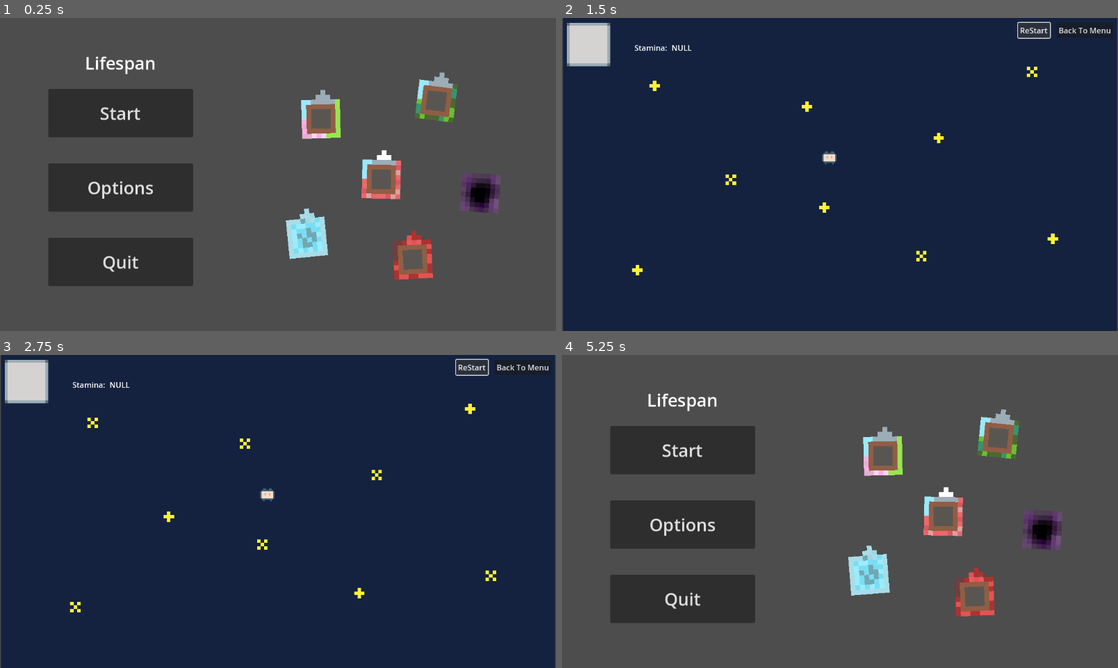
Above: before the commit, frames 1-4 (two rows, left to right).
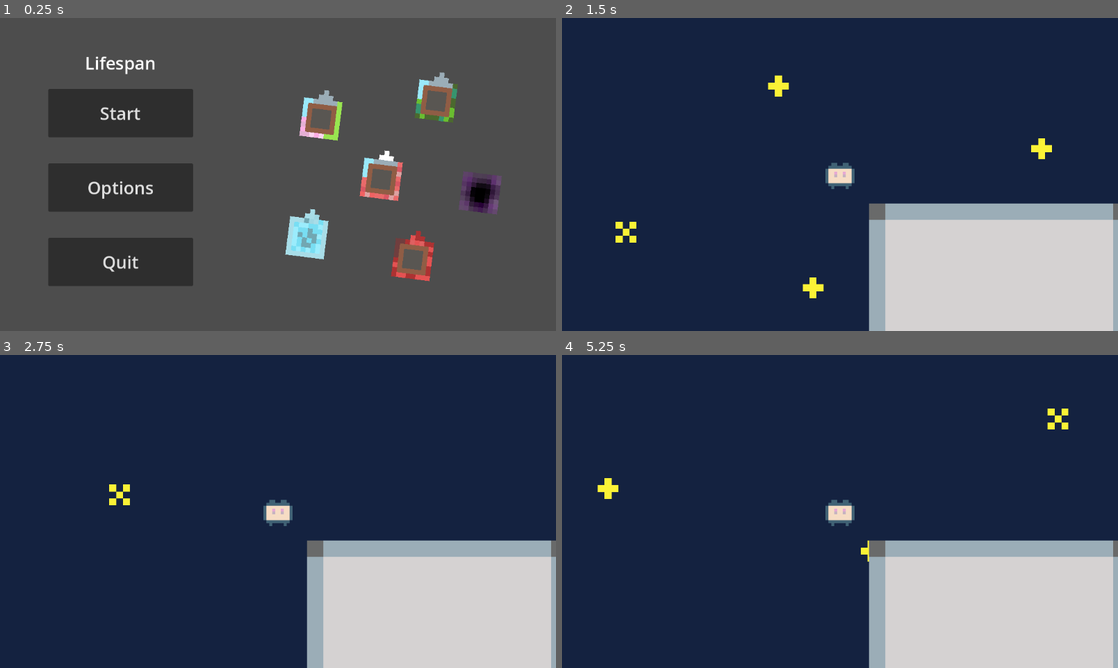
Above: after the commit, the same moments.

Repository: icysamon/LightYearsTraveler
Game: Godot game, scene res://scene/main/menu.tscn
The game is run twice, just before and just after one commit, with the same random seed, the same clock (stepped at 60 frames per second) and the same inputs.
Inputs (mouse positions are in pixels of both pictures, inside the frame that each line leads up to):
- Up to frame 1 (0.25 s): no input
- Up to frame 2 (1.5 s): click "Start" at 0.5 s; click (1034, 30) at 1.25 s, where only the run before the commit has a clickable "ReStart"
- Up to frame 3 (2.75 s): click (472, 367) at 2 s, where only the run before the commit has a clickable "ReStart"
- Up to frame 4 (5.25 s): click (1034, 367) at 2.75 s, where only the run before the commit has a clickable "ReStart"; move the mouse to (951, 617) at 3.52 s; press the mouse at (951, 617) at 3.53 s; move the mouse to (728, 527) at 4.27 s; release the mouse at (728, 527) at 4.28 s; click (728, 527) at 4.35 s; click (1084, 367) at 5 s, where only the run before the commit has a clickable "Back To Menu"

The runs differ from the first frame. In frame 1, 1.5% of the frame differs, in the area x 51-91%, y 22-85%; in frame 2, 21%; in frame 3, 21%; in frame 4, 100%, in the area x 0-100%, y 0-100%.

Commit message:
feat: randomly generated universe

Diff:
--- a/project.godot
+++ b/project.godot
@@ -21,6 +21,14 @@
 window/stretch/mode="viewport"
 window/stretch/scale_mode="integer"
 
+[input]
+
+move={
+"deadzone": 0.5,
+"events": [Object(InputEventMouseButton,"resource_local_to_scene":false,"resource_name":"","device":-1,"window_id":0,"alt_pressed":false,"shift_pressed":false,"ctrl_pressed":false,"meta_pressed":false,"button_mask":1,"position":Vector2(114, 12),"global_position":Vector2(118, 53),"factor":1.0,"button_index":1,"canceled":false,"pressed":true,"double_click":false,"script":null)
+]
+}
+
 [rendering]
 
 renderer/rendering_method="gl_compatibility"
--- a/scene/child/player.tscn
+++ b/scene/child/player.tscn
@@ -1,7 +1,8 @@
-[gd_scene load_steps=4 format=3 uid="uid://cxpv1vg6rsf8v"]
+[gd_scene load_steps=5 format=3 uid="uid://cxpv1vg6rsf8v"]
 
 [ext_resource type="Script" path="res://scripts/player.gd" id="1_1c44o"]
 [ext_resource type="Texture2D" uid="uid://dc8370ps1bh1" path="res://assets/player/player.png" id="1_e5cpc"]
+[ext_resource type="PackedScene" uid="uid://b405njjdeo60g" path="res://scene/main/ui.tscn" id="3_8hhjv"]
 
 [sub_resource type="RectangleShape2D" id="RectangleShape2D_eymmx"]
 size = Vector2(10, 9)
@@ -19,3 +20,8 @@
 [node name="CollisionShape2D" type="CollisionShape2D" parent="CharacterBody2D"]
 position = Vector2(0, 0.5)
 shape = SubResource("RectangleShape2D_eymmx")
+
+[node name="Camera2D" type="Camera2D" parent="."]
+zoom = Vector2(2, 2)
+
+[node name="UI" parent="Camera2D" instance=ExtResource("3_8hhjv")]
--- a/scene/main/global.tscn
+++ b/scene/main/global.tscn
@@ -1,7 +1,6 @@
-[gd_scene load_steps=6 format=3 uid="uid://btjqepmvg6mm8"]
+[gd_scene load_steps=5 format=3 uid="uid://btjqepmvg6mm8"]
 
 [ext_resource type="SpriteFrames" uid="uid://cgaikhtrt8ff7" path="res://resource/background.tres" id="1_akduu"]
-[ext_resource type="PackedScene" uid="uid://b405njjdeo60g" path="res://scene/main/ui.tscn" id="1_g05ck"]
 [ext_resource type="Script" path="res://scripts/global.gd" id="1_njcqn"]
 [ext_resource type="PackedScene" uid="uid://b5lv76xyyp2au" path="res://scene/child/planet.tscn" id="2_yc56x"]
 [ext_resource type="PackedScene" uid="uid://cxpv1vg6rsf8v" path="res://scene/child/player.tscn" id="3_w17ff"]
@@ -17,11 +16,6 @@
 autoplay = "default"
 frame_progress = 0.763686
 
-[node name="UI" parent="." instance=ExtResource("1_g05ck")]
-size_flags_horizontal = 4
-size_flags_vertical = 4
-mouse_filter = 1
-
 [node name="Player" parent="." instance=ExtResource("3_w17ff")]
 position = Vector2(554, 288)
 
--- a/scene/main/menu.tscn
+++ b/scene/main/menu.tscn
@@ -8,7 +8,7 @@
 [ext_resource type="Texture2D" uid="uid://cw1tqknepharf" path="res://assets/planet/spring.png" id="5_pjtmh"]
 [ext_resource type="Texture2D" uid="uid://d168mgpkdv2e1" path="res://assets/planet/hell0.png" id="6_275k1"]
 [ext_resource type="Texture2D" uid="uid://rpmx6setmwut" path="res://assets/planet/autumn.png" id="6_t7mxe"]
-[ext_resource type="Texture2D" uid="uid://bjpchcnsfvqal" path="res://assets/planet/back_hole.png" id="7_03bhx"]
+[ext_resource type="Texture2D" uid="uid://bjpchcnsfvqal" path="res://assets/planet/black_hole.png" id="7_03bhx"]
 [ext_resource type="Texture2D" uid="uid://bclt5ey67q1" path="res://assets/planet/winter.png" id="7_74srn"]
 
 [sub_resource type="LabelSettings" id="LabelSettings_yonf3"]
--- a/scripts/global.gd
+++ b/scripts/global.gd
@@ -1,11 +1,60 @@
 extends Node2D
 
+@onready var PLANET = preload("res://scene/child/planet.tscn")
+@onready var player = $Player
+
+@export var speed = 100
+
+const PLANET_SPRING = preload("res://assets/planet/spring.png")
+const PLANET_SUMMER = preload("res://assets/planet/summer.png")
+const PLANET_AUTUMN = preload("res://assets/planet/autumn.png")
+const PLANET_WINTER = preload("res://assets/planet/winter.png")
+const PLANET_HELL0 = preload("res://assets/planet/hell0.png")
+const PLANET_BLACK_HOLE = preload("res://assets/planet/black_hole.png")
+
+
+const PLANET_QUANTITY = 100
+const DISTANCE_MAX : int = 10000
+const R_INCREMENT : int = 100
+
+var creation_radius : int = 0
+var target : Vector2 = Vector2.ZERO
+var flag_move : bool = false
+var planet_style = [
+	PLANET_SPRING,
+	PLANET_SUMMER,
+	PLANET_AUTUMN,
+	PLANET_WINTER,
+	PLANET_HELL0,
+	PLANET_BLACK_HOLE]
 
 # Called when the node enters the scene tree for the first time.
 func _ready():
+	for i in PLANET_QUANTITY:
+		var planet = PLANET.instantiate()
+		var dir = randi_range(creation_radius, creation_radius + R_INCREMENT)
+		var deg = randf_range(0, 2 * PI)
+		var x = cos(deg) * dir
+		var y = sin(deg) * dir
+
+		planet.TEXTURE = planet_style.pick_random()
+		planet.speed_rotation = randf_range(-1.0, 1.0)
+		planet.position = Vector2(x, y)
+		add_child(planet)
+
+		creation_radius += R_INCREMENT
+
 	pass # Replace with function body.
 
 
 # Called every frame. 'delta' is the elapsed time since the previous frame.
 func _process(delta):
+	if flag_move:
+		var target_normalized = (target - player.position).normalized()
+		player.position += target_normalized * speed * delta
 	pass
+
+func _input(event):
+	if event.is_action_pressed("move"):
+		flag_move = true
+		target = get_global_mouse_position()
--- a/scripts/planet.gd
+++ b/scripts/planet.gd
@@ -4,7 +4,7 @@
 
 @onready var SPRITE2D = $Sprite2D
 @export var TEXTURE : Texture
-@export var SPEED_ROTATION : float = 0.5
+@export var speed_rotation : float = 0.5
 
 var default_scale : Vector2 = Vector2.ONE
 var tween_size_add : Vector2 = Vector2.ONE * 0.2
@@ -15,7 +15,7 @@
 
 
 func _physics_process(delta):
-	rotation += SPEED_ROTATION * delta
+	rotation += speed_rotation * delta
 
 
 func _on_mouse_entered():
Renamed: assets/planet/back_hole.png -> assets/planet/black_hole.png
Not shown, changed: assets/planet/black_hole.png.import
